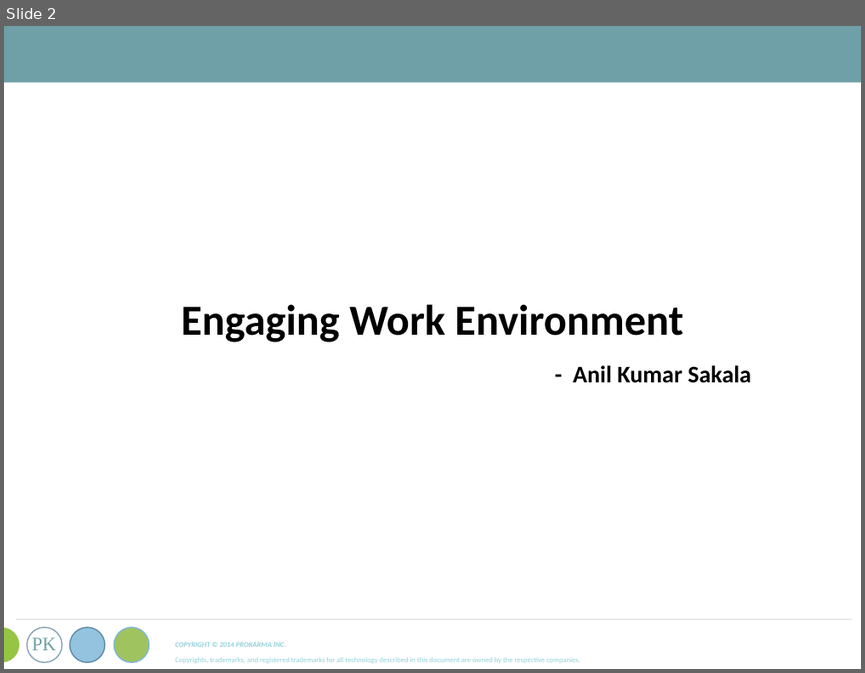
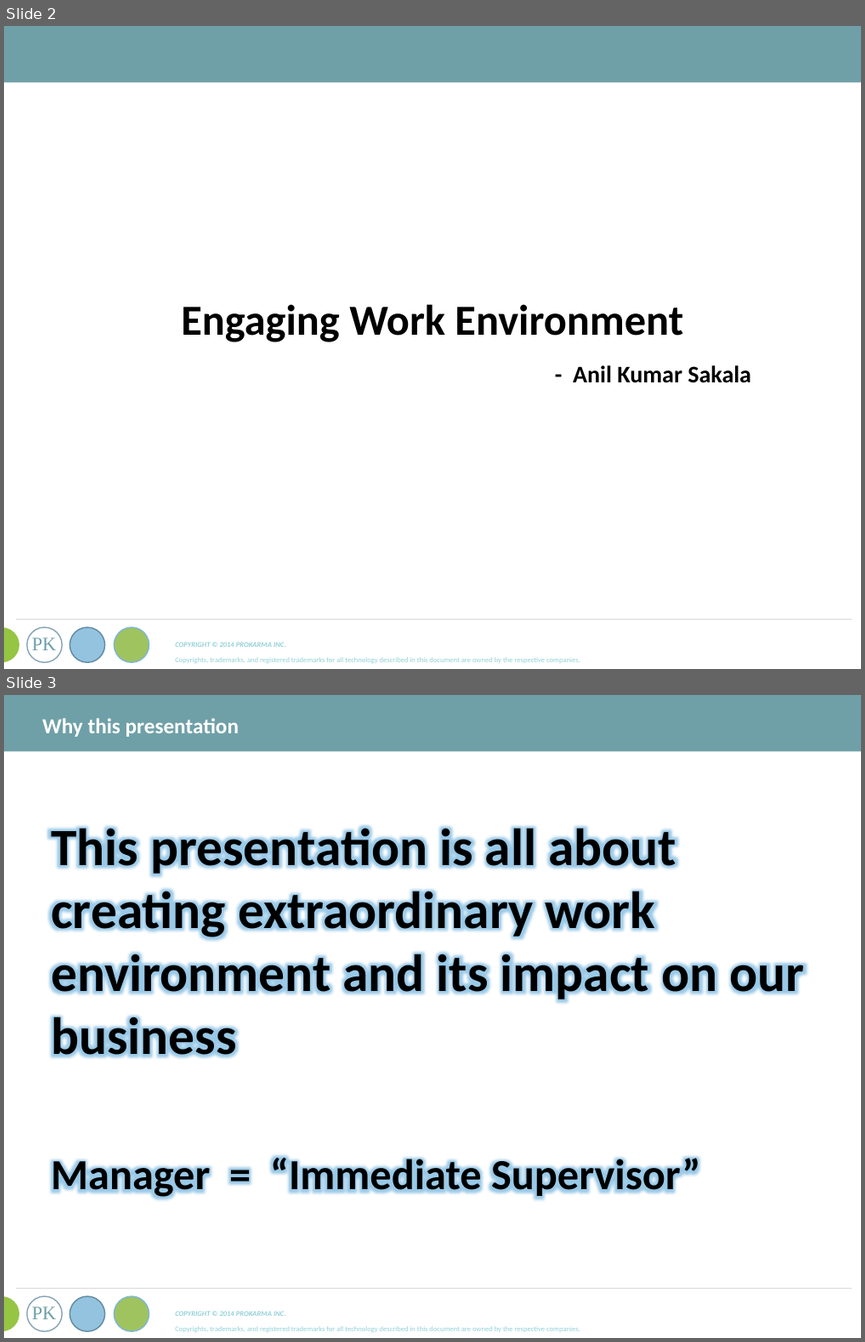
Before and after one commit to asakala/notes, a slide deck: Prokarma/ProKarma Ppt Template.pptx. Shown one above the other, each under a label of ours: slide 2 before the commit, slides 2 and 3 after it. The pictures are 865x673 and 865x1342 pixels, drawn with LibreOffice and Linux fonts; fonts in the diff are those of the drawing. Boxes give left, top, right and bottom in pixels: in the first picture for what was removed or moved away, otherwise in the second. Text is boxed around its words. In the diff, an @@ line names an element or a change of style, - is before the commit and + after.

```diff
--- a/Prokarma/ProKarma Ppt Template.pptx
+++ b/Prokarma/ProKarma Ppt Template.pptx
@@ slide 3 added at box(4, 695, 861, 1338), background #FFFFFF; not listed: 9 template elements that a slide beside it also shows @@
@@ text added at box(42, 718, 239, 737), 18 pt, text #FFFFFF, bold @@
+Why this presentation
@@ text added at box(51, 822, 804, 1199), 44 pt, text #000000, bold @@
+This presentation is all about creating extraordinary work environment and its impact on our business
+Manager = “Immediate Supervisor”
```
Also in this commit, not shown: 31 other slides added, 5 slides removed, 2 other files.
